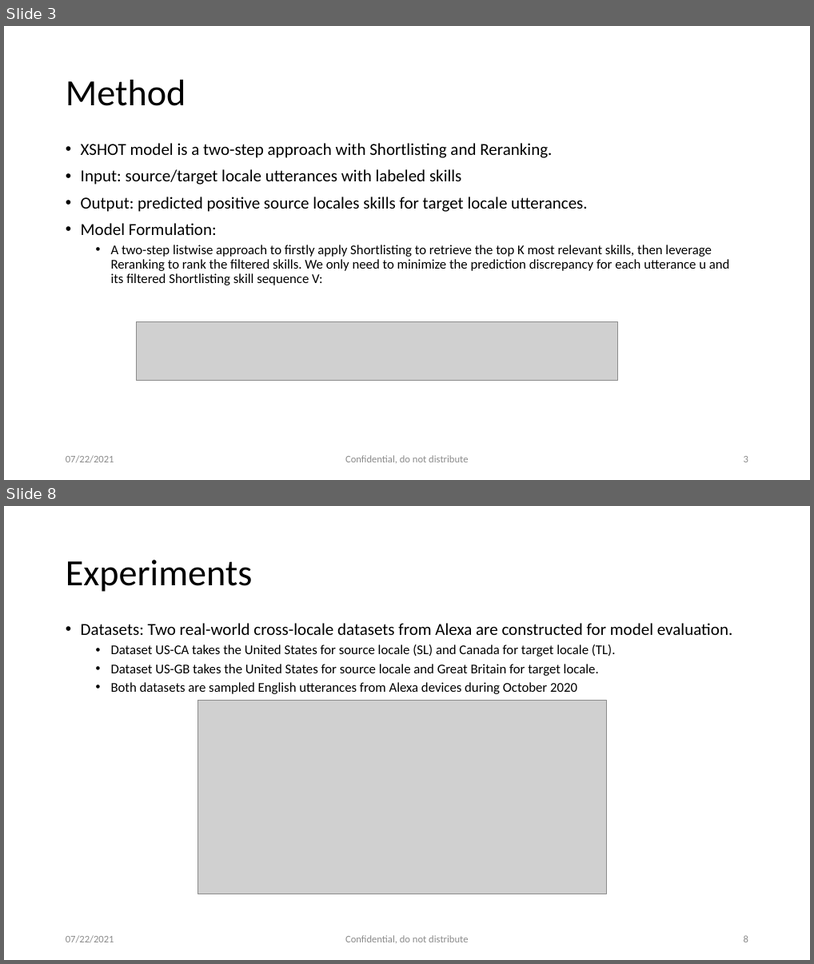
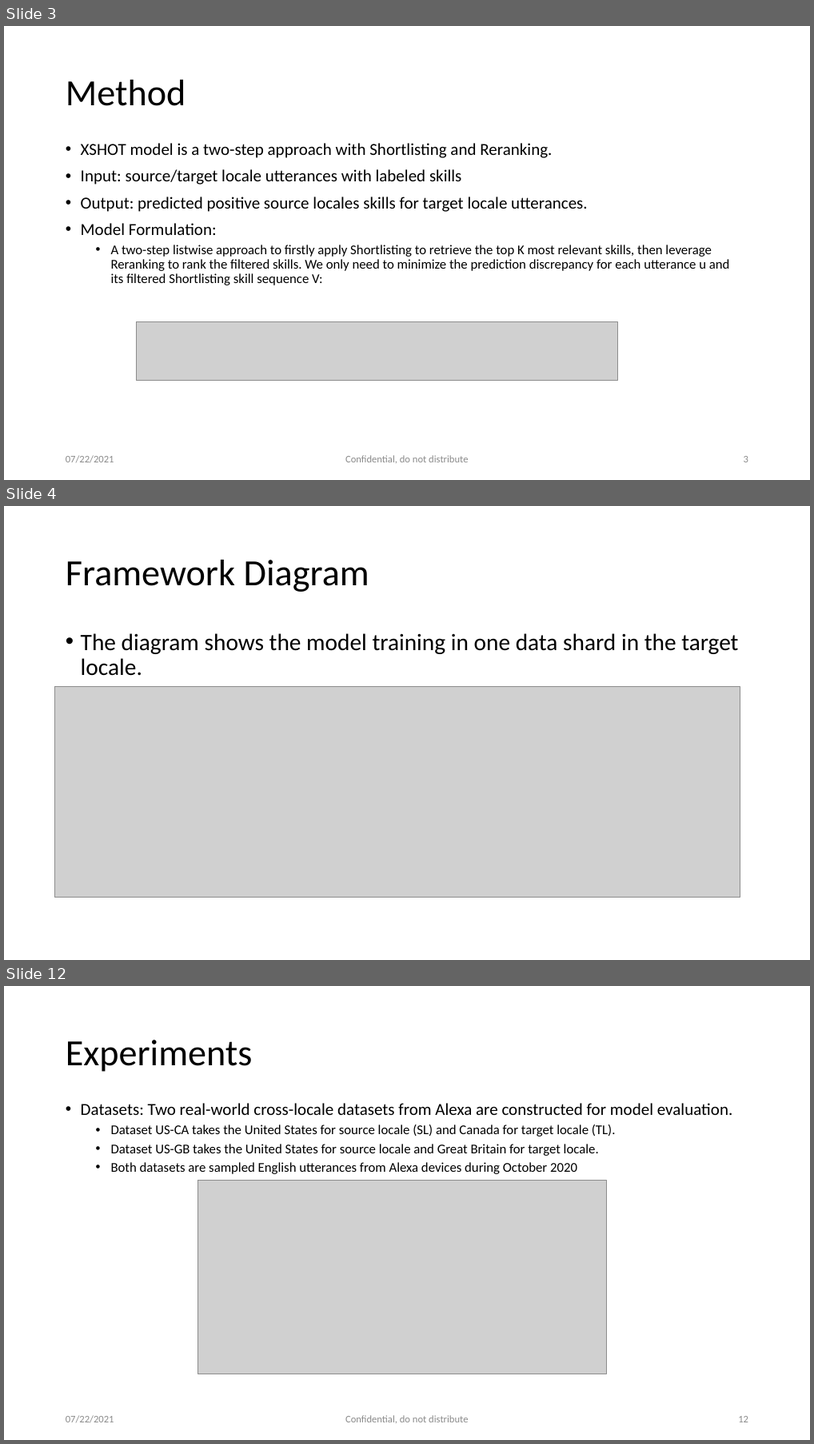
Before and after one commit to RoyZhengGao/RoyZhengGao-old.github.io, a slide deck: files/asru-2021.pptx. Shown one above the other, each under a label of ours: slides 3 and 8 before the commit, slides 3, 4 and 12 after it; the slides between them are not shown. The pictures are 814x964 and 814x1444 pixels, drawn with LibreOffice and Linux fonts; fonts in the diff are those of the drawing; grey boxes stand for pictures. Boxes give left, top, right and bottom in pixels: in the first picture for what was removed or moved away, otherwise in the second. Text is boxed around its words. In the diff, an @@ line names an element or a change of style, - is before the commit and + after.

```diff
--- a/files/asru-2021.pptx
+++ b/files/asru-2021.pptx
@@ slide 4 added at bbox=[4, 506, 810, 960], background #FFFFFF @@
@@ title added at bbox=[66, 560, 370, 592], 44 pt, text #000000 @@
+Framework Diagram
@@ text added at bbox=[81, 633, 738, 676], 28 pt, text #000000 @@
+• The diagram shows the model training in one data shard in the target locale.
@@ picture added at bbox=[55, 686, 741, 896] @@
@@ what was slide 8 is now slide 12 @@
@@ page number at bbox=[738, 1416, 749, 1422]: text changed @@
-8
+12
```
Also in this commit, not shown: 5 slides changed, 3 other slides added, 4 other files.
